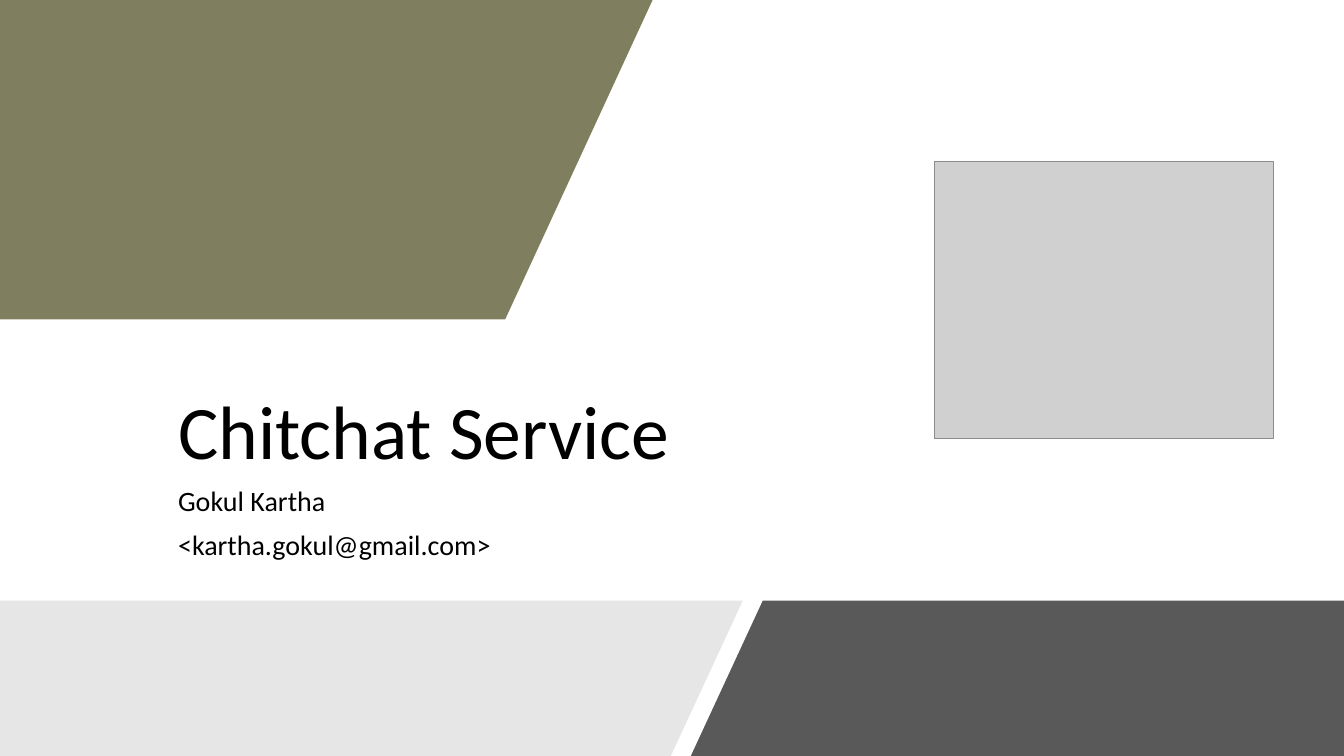
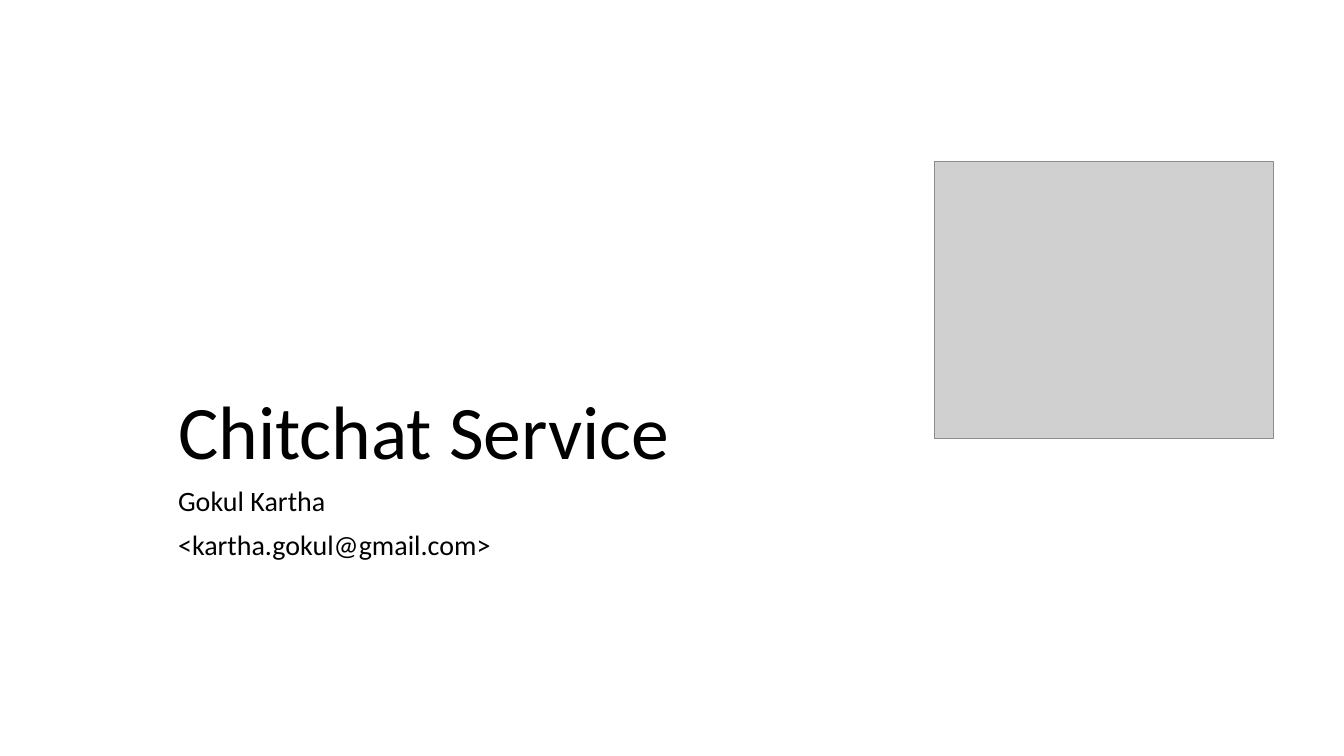
Before and after one commit to karthagokul/ChitChat, a slide deck: slide 1 of Overview.pptx. Drawn at 1344x756 pixels with LibreOffice and Linux fonts; fonts in the diff are those of the drawing; grey boxes stand for pictures. Boxes give left, top, right and bottom in pixels: in the first picture for what was removed or moved away, otherwise in the second. Text is boxed around its words. In the diff, an @@ line names an element or a change of style, - is before the commit and + after.

```diff
--- a/Overview.pptx
+++ b/Overview.pptx
@@ freeform shape removed at (0,0,652,320) @@
@@ freeform shape removed at (673,398,1172,756) @@
@@ freeform shape removed at (0,601,743,756) @@
@@ freeform shape removed at (691,601,1344,756) @@
```
Also in this commit, not shown: 7 other slides changed, 1 other file.
